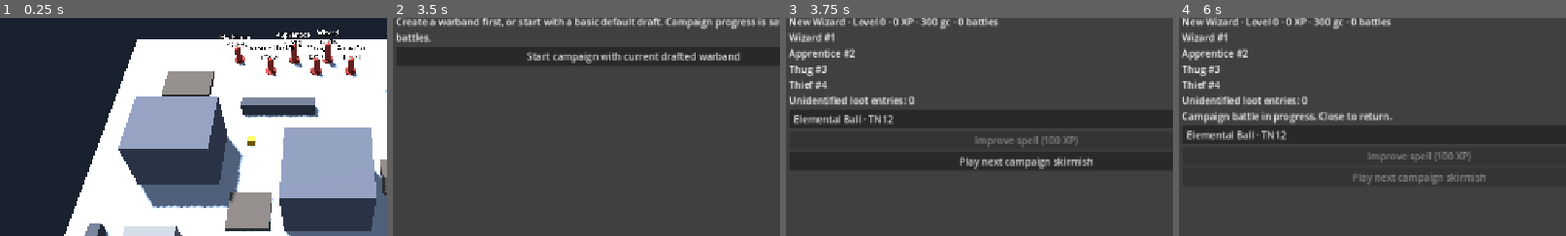
Above: before the commit, frames 1-4 (left to right).
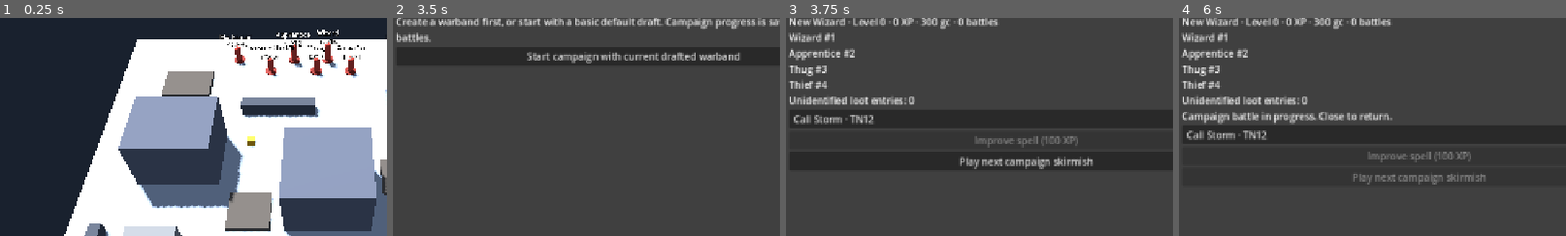
Above: after the commit, the same moments.

Repository: drag0nblad3/Frostgame
Game: Godot game, scene res://scenes/main.tscn
Same seed, same stepped clock (60 frames per second), same inputs: the game is played once before the commit and once after it.
Inputs:
- Up to frame 1 (0.25 s): no input
- Up to frame 2 (3.5 s): click "Campaign" at 0.5 s; click "Campaign" at 1.25 s; click "New game" at 2 s; click "New game" at 2.75 s
- Up to frame 3 (3.75 s): click "Start campaign with current d…" at 3.5 s
- Up to frame 4 (6 s): click "Play next campaign skirmish" at 4.25 s; click "Watch" at 5 s; click "Campaign" at 5.75 s
The pictures show only the part of the screen within x 8-58%, y 9-59%; the shares and areas given below are measured in that part.

Frames 1-2 are identical in both runs. In frame 3, 0.6% of the frame differs, in the area x 2-28%, y 44-49%; in frame 4, 0.6%, in the area x 2-28%, y 51-56%.

Commit message:
Complete 80-spell catalog and implement nine more battle spell effects

Diff:
--- a/data/spells.json
+++ b/data/spells.json
@@ -1,4 +1,71 @@
 {
+  "crumble": {
+    "name": "Crumble",
+    "school": "chronomancer",
+    "number": 10,
+    "kind": "unimplemented"
+  },
+  "decay": {
+    "name": "Decay",
+    "school": "chronomancer",
+    "number": 12,
+    "kind": "unimplemented"
+  },
+  "fast_act": {
+    "name": "Fast Act",
+    "school": "chronomancer",
+    "number": 8,
+    "kind": "unimplemented"
+  },
+  "fleet_feet": {
+    "name": "Fleet Feet",
+    "school": "chronomancer",
+    "number": 10,
+    "kind": "buff"
+  },
+  "petrify": {
+    "name": "Petrify",
+    "school": "chronomancer",
+    "number": 10,
+    "kind": "buff"
+  },
+  "slow": {
+    "name": "Slow",
+    "school": "chronomancer",
+    "number": 10,
+    "kind": "buff"
+  },
+  "time_store": {
+    "name": "Time Store",
+    "school": "chronomancer",
+    "number": 14,
+    "kind": "unimplemented"
+  },
+  "time_walk": {
+    "name": "Time Walk",
+    "school": "chronomancer",
+    "number": 14,
+    "kind": "unimplemented"
+  },
+  "call_storm": {
+    "name": "Call Storm",
+    "school": "elementalist",
+    "number": 12,
+    "kind": "self_area"
+  },
+  "destructive_sphere": {
+    "name": "Destructive Sphere",
+    "school": "elementalist",
+    "number": 12,
+    "kind": "self_area"
+  },
+  "elemental_ball": {
+    "name": "Elemental Ball",
+    "school": "elementalist",
+    "number": 12,
+    "kind": "area_shot",
+    "range": 16
+  },
   "elemental_bolt": {
     "name": "Elemental Bolt",
     "school": "elementalist",
@@ -7,6 +74,132 @@
     "kind": "shot",
     "power": 7
   },
+  "elemental_hammer": {
+    "name": "Elemental Hammer",
+    "school": "elementalist",
+    "number": 10,
+    "kind": "buff"
+  },
+  "elemental_shield": {
+    "name": "Elemental Shield",
+    "school": "elementalist",
+    "number": 10,
+    "kind": "self"
+  },
+  "scatter_shot": {
+    "name": "Scatter Shot",
+    "school": "elementalist",
+    "number": 12,
+    "kind": "self_area"
+  },
+  "wall": {
+    "name": "Wall",
+    "school": "elementalist",
+    "number": 10,
+    "kind": "unimplemented"
+  },
+  "animate_construct": {
+    "name": "Animate Construct",
+    "school": "enchanter",
+    "number": 10,
+    "kind": "unimplemented"
+  },
+  "control_construct": {
+    "name": "Control Construct",
+    "school": "enchanter",
+    "number": 12,
+    "kind": "unimplemented"
+  },
+  "embed_enchantment": {
+    "name": "Embed Enchantment",
+    "school": "enchanter",
+    "number": 14,
+    "kind": "unimplemented"
+  },
+  "enchant_armour": {
+    "name": "Enchant Armour",
+    "school": "enchanter",
+    "number": 8,
+    "kind": "buff"
+  },
+  "enchant_weapon": {
+    "name": "Enchant Weapon",
+    "school": "enchanter",
+    "number": 8,
+    "kind": "buff"
+  },
+  "grenade": {
+    "name": "Grenade",
+    "school": "enchanter",
+    "number": 10,
+    "kind": "unimplemented"
+  },
+  "strength": {
+    "name": "Strength",
+    "school": "enchanter",
+    "number": 10,
+    "kind": "buff"
+  },
+  "telekinesis": {
+    "name": "Telekinesis",
+    "school": "enchanter",
+    "number": 10,
+    "kind": "unimplemented"
+  },
+  "beauty": {
+    "name": "Beauty",
+    "school": "illusionist",
+    "number": 10,
+    "kind": "unimplemented"
+  },
+  "blink": {
+    "name": "Blink",
+    "school": "illusionist",
+    "number": 12,
+    "kind": "unimplemented"
+  },
+  "fools_gold": {
+    "name": "Fool's Gold",
+    "school": "illusionist",
+    "number": 10,
+    "kind": "unimplemented"
+  },
+  "glow": {
+    "name": "Glow",
+    "school": "illusionist",
+    "number": 10,
+    "kind": "buff"
+  },
+  "illusionary_soldier": {
+    "name": "Illusionary Soldier",
+    "school": "illusionist",
+    "number": 12,
+    "kind": "unimplemented"
+  },
+  "invisibility": {
+    "name": "Invisibility",
+    "school": "illusionist",
+    "number": 12,
+    "kind": "unimplemented"
+  },
+  "teleport": {
+    "name": "Teleport",
+    "school": "illusionist",
+    "number": 10,
+    "kind": "unimplemented"
+  },
+  "transpose": {
+    "name": "Transpose",
+    "school": "illusionist",
+    "number": 12,
+    "kind": "unimplemented"
+  },
+  "animate_skull": {
+    "name": "Animate Skull",
+    "school": "necromancer",
+    "number": 8,
+    "kind": "unimplemented"
+  },
   "bone_dart": {
     "name": "Bone Dart",
     "school": "necromancer",
@@ -15,11 +208,215 @@
     "kind": "shot",
     "power": 5
   },
-  "elemental_shield": {
-    "name": "Elemental Shield",
-    "school": "elementalist",
-    "number": 10,
-    "kind": "self"
+  "bones_of_the_earth": {
+    "name": "Bones of the Earth",
+    "school": "necromancer",
+    "number": 10,
+    "kind": "unimplemented"
+  },
+  "control_undead": {
+    "name": "Control Undead",
+    "school": "necromancer",
+    "number": 12,
+    "kind": "unimplemented"
+  },
+  "raise_zombie": {
+    "name": "Raise Zombie",
+    "school": "necromancer",
+    "number": 10,
+    "kind": "unimplemented"
+  },
+  "spell_eater": {
+    "name": "Spell Eater",
+    "school": "necromancer",
+    "number": 12,
+    "kind": "unimplemented"
+  },
+  "steal_health": {
+    "name": "Steal Health",
+    "school": "necromancer",
+    "number": 10,
+    "kind": "resist"
+  },
+  "strike_dead": {
+    "name": "Strike Dead",
+    "school": "necromancer",
+    "number": 18,
+    "kind": "unimplemented"
+  },
+  "absorb_knowledge": {
+    "name": "Absorb Knowledge",
+    "school": "sigilist",
+    "number": 12,
+    "kind": "unimplemented"
+  },
+  "bridge": {
+    "name": "Bridge",
+    "school": "sigilist",
+    "number": 10,
+    "kind": "unimplemented"
+  },
+  "draining_word": {
+    "name": "Draining Word",
+    "school": "sigilist",
+    "number": 14,
+    "kind": "unimplemented"
+  },
+  "explosive_rune": {
+    "name": "Explosive Rune",
+    "school": "sigilist",
+    "number": 10,
+    "kind": "unimplemented"
+  },
+  "furious_quill": {
+    "name": "Furious Quill",
+    "school": "sigilist",
+    "number": 10,
+    "kind": "buff"
+  },
+  "power_word": {
+    "name": "Power Word",
+    "school": "sigilist",
+    "number": 14,
+    "kind": "unimplemented"
+  },
+  "push": {
+    "name": "Push",
+    "school": "sigilist",
+    "number": 8,
+    "kind": "unimplemented"
+  },
+  "write_scroll": {
+    "name": "Write Scroll",
+    "school": "sigilist",
+    "number": 12,
+    "kind": "unimplemented"
+  },
+  "awareness": {
+    "name": "Awareness",
+    "school": "soothsayer",
+    "number": 12,
+    "kind": "unimplemented"
+  },
+  "combat_awareness": {
+    "name": "Combat Awareness",
+    "school": "soothsayer",
+    "number": 12,
+    "kind": "touch"
+  },
+  "mind_control": {
+    "name": "Mind Control",
+    "school": "soothsayer",
+    "number": 12,
+    "kind": "unimplemented"
+  },
+  "mind_lock": {
+    "name": "Mind Lock",
+    "school": "soothsayer",
+    "number": 12,
+    "kind": "buff"
+  },
+  "reveal_secret": {
+    "name": "Reveal Secret",
+    "school": "soothsayer",
+    "number": 12,
+    "kind": "unimplemented"
+  },
+  "suggestion": {
+    "name": "Suggestion",
+    "school": "soothsayer",
+    "number": 12,
+    "kind": "unimplemented"
+  },
+  "true_sight": {
+    "name": "True Sight",
+    "school": "soothsayer",
+    "number": 10,
+    "kind": "unimplemented"
+  },
+  "wizard_eye": {
+    "name": "Wizard Eye",
+    "school": "soothsayer",
+    "number": 8,
+    "kind": "unimplemented"
+  },
+  "control_demon": {
+    "name": "Control Demon",
+    "school": "summoner",
+    "number": 10,
+    "kind": "unimplemented"
+  },
+  "imp": {
+    "name": "Imp",
+    "school": "summoner",
+    "number": 10,
+    "kind": "unimplemented"
+  },
+  "leap": {
+    "name": "Leap",
+    "school": "summoner",
+    "number": 8,
+    "kind": "unimplemented"
+  },
+  "plague_of_insects": {
+    "name": "Plague of Insects",
+    "school": "summoner",
+    "number": 10,
+    "kind": "unimplemented"
+  },
+  "planar_tear": {
+    "name": "Planar Tear",
+    "school": "summoner",
+    "number": 12,
+    "kind": "unimplemented"
+  },
+  "plane_walk": {
+    "name": "Plane Walk",
+    "school": "summoner",
+    "number": 10,
+    "kind": "unimplemented"
+  },
+  "possess": {
+    "name": "Possess",
+    "school": "summoner",
+    "number": 12,
+    "kind": "unimplemented"
+  },
+  "summon_demon": {
+    "name": "Summon Demon",
+    "school": "summoner",
+    "number": 12,
+    "kind": "unimplemented"
+  },
+  "banish": {
+    "name": "Banish",
+    "school": "thaumaturge",
+    "number": 10,
+    "kind": "self_area"
+  },
+  "blinding_light": {
+    "name": "Blinding Light",
+    "school": "thaumaturge",
+    "number": 8,
+    "kind": "buff"
+  },
+  "circle_of_protection": {
+    "name": "Circle of Protection",
+    "school": "thaumaturge",
+    "number": 12,
+    "kind": "unimplemented"
+  },
+  "destroy_undead": {
+    "name": "Destroy Undead",
+    "school": "thaumaturge",
+    "number": 10,
+    "kind": "special"
+  },
+  "dispel": {
+    "name": "Dispel",
+    "school": "thaumaturge",
+    "number": 12,
+    "kind": "unimplemented"
   },
   "heal": {
     "name": "Heal",
@@ -28,143 +425,34 @@
     "range": 6,
     "kind": "heal"
   },
+  "miraculous_cure": {
+    "name": "Miraculous Cure",
+    "school": "thaumaturge",
+    "number": 16,
+    "kind": "unimplemented"
+  },
   "shield": {
     "name": "Shield",
     "school": "thaumaturge",
     "number": 10,
     "kind": "buff"
   },
-  "fleet_feet": {
-    "name": "Fleet Feet",
-    "school": "chronomancer",
-    "number": 10,
-    "kind": "buff"
-  },
-  "strength": {
-    "name": "Strength",
-    "school": "enchanter",
-    "number": 10,
-    "kind": "buff"
-  },
-  "glow": {
-    "name": "Glow",
-    "school": "illusionist",
-    "number": 10,
-    "kind": "buff"
-  },
-  "mind_lock": {
-    "name": "Mind Lock",
-    "school": "soothsayer",
-    "number": 12,
-    "kind": "buff"
-  },
-  "combat_awareness": {
-    "name": "Combat Awareness",
-    "school": "soothsayer",
-    "number": 12,
-    "kind": "touch"
-  },
-  "steal_health": {
-    "name": "Steal Health",
-    "school": "necromancer",
-    "number": 10,
-    "kind": "resist"
-  },
-  "elemental_ball": {
-    "name": "Elemental Ball",
-    "school": "elementalist",
-    "number": 12,
-    "kind": "area_shot",
-    "range": 16
-  },
-  "raise_zombie": {
-    "name": "Raise Zombie",
-    "school": "necromancer",
-    "number": 10,
-    "kind": "unimplemented"
-  },
-  "slow": {
-    "name": "Slow",
-    "school": "chronomancer",
-    "number": 10,
-    "kind": "buff"
-  },
-  "fast_act": {
-    "name": "Fast Act",
-    "school": "chronomancer",
-    "number": 8,
-    "kind": "unimplemented"
-  },
-  "enchant_armour": {
-    "name": "Enchant Armour",
-    "school": "enchanter",
-    "number": 8,
-    "kind": "buff"
-  },
-  "enchant_weapon": {
-    "name": "Enchant Weapon",
-    "school": "enchanter",
-    "number": 8,
-    "kind": "unimplemented"
-  },
-  "invisibility": {
-    "name": "Invisibility",
-    "school": "illusionist",
-    "number": 12,
-    "kind": "unimplemented"
-  },
-  "fools_gold": {
-    "name": "Fool's Gold",
-    "school": "illusionist",
-    "number": 10,
-    "kind": "unimplemented"
-  },
-  "push": {
-    "name": "Push",
-    "school": "sigilist",
-    "number": 8,
-    "kind": "unimplemented"
-  },
-  "explosive_rune": {
-    "name": "Explosive Rune",
-    "school": "sigilist",
-    "number": 10,
-    "kind": "unimplemented"
-  },
-  "furious_quill": {
-    "name": "Furious Quill",
-    "school": "sigilist",
-    "number": 10,
-    "kind": "buff"
-  },
-  "mind_control": {
-    "name": "Mind Control",
-    "school": "soothsayer",
-    "number": 12,
-    "kind": "unimplemented"
-  },
-  "imp": {
-    "name": "Imp",
-    "school": "summoner",
-    "number": 10,
-    "kind": "unimplemented"
-  },
-  "leap": {
-    "name": "Leap",
-    "school": "summoner",
-    "number": 8,
-    "kind": "unimplemented"
-  },
-  "plane_walk": {
-    "name": "Plane Walk",
-    "school": "summoner",
-    "number": 10,
-    "kind": "unimplemented"
-  },
-  "banish": {
-    "name": "Banish",
-    "school": "thaumaturge",
-    "number": 10,
+  "animal_companion": {
+    "name": "Animal Companion",
+    "school": "witch",
+    "number": 10,
+    "kind": "unimplemented"
+  },
+  "brew_potion": {
+    "name": "Brew Potion",
+    "school": "witch",
+    "number": 12,
+    "kind": "unimplemented"
+  },
+  "control_animal": {
+    "name": "Control Animal",
+    "school": "witch",
+    "number": 12,
     "kind": "unimplemented"
   },
   "curse": {
@@ -173,6 +461,12 @@
     "number": 8,
     "kind": "buff"
   },
+  "familiar": {
+    "name": "Familiar",
+    "school": "witch",
+    "number": 10,
+    "kind": "unimplemented"
+  },
   "fog": {
     "name": "Fog",
     "school": "witch",
@@ -185,10 +479,11 @@
     "number": 10,
     "kind": "unimplemented"
   },
-  "destroy_undead": {
-    "name": "Destroy Undead",
-    "school": "thaumaturge",
-    "number": 10,
-    "kind": "special"
+  "poison_dart": {
+    "name": "Poison Dart",
+    "school": "witch",
+    "number": 10,
+    "kind": "shot",
+    "power": 3
   }
 }
--- a/src/core/figures/figure.gd
+++ b/src/core/figures/figure.gd
@@ -19,6 +19,7 @@
 var spell_effects := {}
 var elemental_shield := 0
 var poisoned := false
+var petrified_skip := false
 ## Turn bookkeeping, reset by the controller each turn.
 var activated := false
 var actions_left := 0
@@ -54,7 +55,12 @@
 
 
 func effective_fight() -> int:
-	return def.fight - (1 if treasure_id >= 0 and def.treasure_encumbered() else 0) + (2 if spell_effects.has("strength") else 0) + (1 if spell_effects.has("combat_awareness") else 0) - (2 if spell_effects.has("furious_quill") else 0)
+	if spell_effects.has("blinding_light"):
+		return 0
+	var value := def.fight - (1 if treasure_id >= 0 and def.treasure_encumbered() else 0) + (2 if spell_effects.has("strength") else 0) + (1 if spell_effects.has("combat_awareness") else 0) - (2 if spell_effects.has("furious_quill") else 0)
+	if spell_effects.has("petrify"):
+		value = maxi(0, value - 3)
+	return value
 
 
 func effective_armour() -> int:
@@ -63,6 +69,8 @@
 
 
 func effective_move() -> int:
+	if spell_effects.has("blinding_light"):
+		return 1
 	return maxi(1, def.move + (2 if spell_effects.has("fleet_feet") else 0) - (1 if spell_effects.has("furious_quill") else 0))
 
 
@@ -71,6 +79,8 @@
 
 
 func action_limit() -> int:
+	if petrified_skip:
+		return 0
 	return 1 if poisoned or spell_effects.has("slow") else 2
 
 
--- a/src/core/rules/combat/melee.gd
+++ b/src/core/rules/combat/melee.gd
@@ -22,7 +22,7 @@
 
 static func fight_mod(figures: Array[Figure], f: Figure, enemy: Figure) -> int:
 	var net := clampi(support(figures, f, enemy) - support(figures, enemy, f), 0, 6)
-	return mini(f.effective_fight() + f.melee.fight_mod + net, 10)
+	return mini(f.effective_fight() + f.melee.fight_mod + net + (1 if f.spell_effects.has("enchant_weapon") and f.ranged == null else 0), 10)
 
 
 ## Rolls the fight. Returns {a_roll, b_roll, a_total, b_total, a_dmg, b_dmg}:
@@ -51,4 +51,6 @@
 		dmg *= 2
 	if critical_hits and natural == 20:
 		dmg += 5
+	if dmg > 0 and winner.ranged == null and winner.spell_effects.has("elemental_hammer"):
+		dmg += 5
 	return dmg
--- a/src/core/rules/combat/shooting.gd
+++ b/src/core/rules/combat/shooting.gd
@@ -15,6 +15,8 @@
 
 ## Why `shooter` can't shoot `target`, or "" if the shot is allowed.
 static func blocked_reason(board: Board, figures: Array[Figure], shooter: Figure, target: Figure) -> String:
+	if shooter.spell_effects.has("blinding_light"):
+		return "blinded"
 	if shooter.ranged == null:
 		return "no missile weapon"
 	if shooter.ranged.needs_reload and not shooter.loaded:
@@ -52,16 +54,18 @@
 
 
 ## Rolls the shot. Returns {s_roll, t_roll, s_total, t_total, mod, dmg}.
-static func resolve(dice: Dice, board: Board, shooter: Figure, target: Figure, critical_hits: bool = false) -> Dictionary:
+static func resolve(dice: Dice, board: Board, shooter: Figure, target: Figure, critical_hits: bool = false, storm_penalty: int = 0) -> Dictionary:
 	var los := LineOfSight.check(board, shooter.pos, target.pos)
 	var mod := target_mod(los) + (1 if shooter.moves_taken > 0 else 0)
 	if target.def.traits.has("large"):
 		mod -= 2
 	var sr := dice.d20()
 	var tr := dice.d20()
-	var st := sr + mini(shooter.effective_shoot() + (3 if target.spell_effects.has("glow") else 0), 10) + shooter.roll_penalty()
+	var st := sr + mini(shooter.effective_shoot() - storm_penalty + (1 if shooter.spell_effects.has("enchant_weapon") else 0) + (3 if target.spell_effects.has("glow") else 0), 10) + shooter.roll_penalty()
 	var tt := tr + mini(target.effective_fight() + mod, 10) + target.roll_penalty()
 	var dmg := 0
 	if (not critical_hits and st > tt) or (critical_hits and tr != 20 and (sr == 20 or st > tt)):
 		dmg = Damage.amount(st, shooter.ranged.damage_mod, target.effective_armour(), sr, critical_hits)
+		if dmg > 0 and shooter.spell_effects.has("elemental_hammer"):
+			dmg += 5
 	return {"s_roll": sr, "t_roll": tr, "s_total": st, "t_total": tt, "mod": mod, "dmg": dmg}
--- a/src/core/rules/turn/group_activation.gd
+++ b/src/core/rules/turn/group_activation.gd
@@ -53,7 +53,7 @@
 
 
 func start_member(s: GameState, f: Figure) -> void:
-	f.actions_left = 0 if stage == SECOND and f.action_limit() == 1 and f.moves_taken > 0 else 1
+	f.actions_left = 0 if f.action_limit() == 0 or (stage == SECOND and f.action_limit() == 1 and f.moves_taken > 0) else 1
 	if movement_pass():
 		s.early.record_activation(s, f)
 		f.moves_taken = 0
--- a/src/core/state/game_controller.gd
+++ b/src/core/state/game_controller.gd
@@ -98,6 +98,7 @@
 		path.resize(int(intercept["index"]) + 1)
 	f.pos = path[path.size() - 1]
 	f.elevation = state.board.height_at(f.pos)
+	f.spell_effects.erase("petrify")
 	f.actions_left -= 1
 	f.moves_taken += 1
 	emit("move", {"id": f.id, "path": path, "cost": cost})
@@ -114,7 +115,7 @@
 
 func can_fight(target_id: int) -> bool:
 	var t := state.figure(target_id)
-	return can_act() and t != null and Contact.enemies_of(state.figures, state.active()).has(t)
+	return can_act() and not state.active().spell_effects.has("blinding_light") and t != null and Contact.enemies_of(state.figures, state.active()).has(t)
 
 
 func fight(target_id: int) -> bool:
@@ -129,6 +130,10 @@
 	emit("fight", res)
 	_hurt(t, res["b_dmg"], f)
 	_hurt(f, res["a_dmg"], t)
+	if int(res["b_dmg"]) > 0:
+		f.spell_effects.erase("elemental_hammer")
+	if int(res["a_dmg"]) > 0:
+		t.spell_effects.erase("elemental_hammer")
 	if f.in_play() and t.in_play() and int(res["winner"]) >= 0:
 		var winner := state.figure(res["winner"])
 		if winner.side >= 0:
@@ -149,7 +154,7 @@
 	var t := state.figure(target_id)
 	var declared := t.id
 	t = ShotTarget.randomize(dice, state.figures, t)
-	var res := Shooting.resolve(dice, state.board, f, t, state.critical_hits)
+	var res := Shooting.resolve(dice, state.board, f, t, state.critical_hits, state.storm_penalty)
 	res["declared"] = declared
 	_spend(f)
 	if f.ranged.needs_reload:
@@ -158,6 +163,8 @@
 	res["target"] = t.id
 	emit("shoot", res)
 	_hurt(t, res["dmg"], f)
+	if f.ranged != null:
+		f.spell_effects.erase("elemental_hammer")
 	return true
 
 
@@ -223,11 +230,8 @@
 		if dmg == 0:
 			return
 	var out := Damage.apply(f, dmg)
-	if combat and not out and by != f and by.def.traits.has("poison") and not f.immune_to_poison() and not f.poisoned:
-		f.poisoned = true
-		if state.active() == f:
-			f.actions_left = mini(f.actions_left, 0 if f.acted or f.moves_taken > 0 else 1)
-		emit("poison", {"id": f.id})
+	if combat and not out and by != f and by.def.traits.has("poison"):
+		poison(f)
 	emit("damage", {"id": f.id, "by": by.id, "amount": dmg, "health": f.health})
 	if out:
 		_loot.drop_on_death(f)
@@ -338,3 +342,12 @@
 	ignored.assign(p["ignored"])
 	ignored.append(choice["guard"].id)
 	return _commit_move(mover, path, float(p["cost"]), ignored)
+
+
+func poison(f: Figure) -> void:
+	if not f.in_play() or f.immune_to_poison() or f.poisoned:
+		return
+	f.poisoned = true
+	if state.active() == f:
+		f.actions_left = mini(f.actions_left, 0 if f.acted or f.moves_taken > 0 else 1)
+	emit("poison", {"id": f.id})
--- a/src/core/state/game_state.gd
+++ b/src/core/state/game_state.gd
@@ -22,6 +22,7 @@
 var spellbooks := {}
 var spell_catalog := {}
 var pending_cast := {}
+var storm_penalty := 0
 ## Sides in initiative order this turn, and whose go it is within the phase.
 var order: Array[int] = []
 var order_index := 0
--- a/src/core/state/spell_actions.gd
+++ b/src/core/state/spell_actions.gd
@@ -25,6 +25,10 @@
 		return false
 	if kind == "self":
 		return t == f and f.elemental_shield == 0
+	if kind == "self_area":
+		return t == f
+	if f.spell_effects.has("blinding_light") and kind != "touch":
+		return false
 	if kind == "touch" and t != f and not Contact.figures_touch(f, t):
 		return false
 	if not LineOfSight.check(s.board, f.pos, t.pos).clear and t != f:
@@ -87,9 +91,32 @@
 			_heal(t, 5)
 		"elemental_shield":
 			t.elemental_shield = 3
-		"elemental_bolt", "bone_dart":
+		"elemental_bolt", "bone_dart", "poison_dart":
 			t = ShotTarget.randomize(c.dice, s.figures, t)
+			var old_health := t.health
 			_shot(f, t, int(s.spell_catalog[id]["power"]))
+			if id == "poison_dart" and t.health < old_health:
+				c.poison(t)
+		"call_storm":
+			s.storm_penalty = mini(5, s.storm_penalty + 1)
+		"blinding_light", "petrify":
+			var bonus := 8 if id == "petrify" and t.def.traits.has("large") else 0
+			if not StatRoll.succeeds(c.dice.d20(), t.effective_will() + t.roll_penalty() + bonus, result["roll"]):
+				t.spell_effects[id] = int(result["roll"])
+				if id == "petrify":
+					t.petrified_skip = true
+		"banish":
+			for other in s.figures:
+				if other.in_play() and other.def.traits.has("demon") and LineOfSight.check(s.board, f.pos, other.pos).clear:
+					_banish(f, other, int(result["roll"]), 4)
+		"scatter_shot":
+			for other in s.figures:
+				if other.in_play() and other.side != f.side and Shooting.distance(f, other) <= 12 and LineOfSight.check(s.board, f.pos, other.pos).clear:
+					_shot(f, ShotTarget.randomize(c.dice, s.figures, other), 0)
+		"destructive_sphere":
+			for other in s.figures:
+				if other != f and other.in_play() and Shooting.distance(f, other) <= 3:
+					_direct_attack(f, other, 5)
 		"slow", "curse", "furious_quill":
 			t.spell_effects[id] = int(result["roll"])
 			if id == "slow" and t == s.active():
@@ -158,9 +185,25 @@
 
 
 func on_end_activation(f: Figure) -> void:
+	f.petrified_skip = false
 	_resist_effect(f, "slow")
 
 
 func on_end_turn() -> void:
 	for f in c.state.figures:
 		_resist_effect(f, "curse")
+		_resist_effect(f, "blinding_light")
+
+
+func _banish(f: Figure, t: Figure, roll: int, threshold: int) -> void:
+	var raw := c.dice.d20()
+	var will := t.effective_will() + t.roll_penalty()
+	if not StatRoll.succeeds(raw, will, roll):
+		c._hurt(t, t.health if t.effective_will() <= threshold else maxi(0, roll - raw - will) * 3, f, false)
+
+
+func _direct_attack(f: Figure, t: Figure, power: int) -> void:
+	var a := c.dice.d20() + power
+	var d := c.dice.d20() + t.effective_fight() + t.roll_penalty()
+	if a > d:
+		c._hurt(t, maxi(0, a - t.effective_armour()), f, false)
--- a/src/view/hud/battle_hud.gd
+++ b/src/view/hud/battle_hud.gd
@@ -11,7 +11,7 @@
 signal action_pressed(action: String)
 
 const LOG_LINES := 4
-const ACTIONS := {"move": "Move", "fight": "Fight", "shoot": …(1003 unchanged characters)… "spell_destroy_undead": "Destroy Undead"}
+const ACTIONS := {"move": "Move", "fight": "Fight", "shoot": …(1003 unchanged characters)… "spell_destroy_undead": "Destroy Undead", "spell_banish": "Banish", "spell_call_storm": "Call Storm", "spell_scatter_shot": "Scatter Shot", "spell_destructive_sphere": "Destructive Sphere", "spell_blinding_light": "Blinding Light", "spell_petrify": "Petrify", "spell_poison_dart": "Poison Dart", "spell_enchant_weapon": "Enchant Weapon", "spell_elemental_hammer": "Elemental Hammer"}
 
 var _status: Label
 var _hint: Label
--- /dev/null
+++ b/tests/unit/test_spell_catalog.gd
@@ -0,0 +1,32 @@
+extends TestCase
+
+
+func test_catalog_complete() -> void:
+	var d := WarbandDraft.new(db())
+	check_eq(d.catalog.size(), 80)
+	for school: String in d.schools:
+		d.school = school
+		check_eq(d.candidates(0).size(), 8)
+		d.choose_defaults()
+		check(d.errors().is_empty())
+
+
+func test_storm_and_petrification() -> void:
+	var c := make_game(make_board(), [fig("wizard", 0, Vector2(10, 10)), fig("thug", 1, Vector2(12, 10))], LoadedDice.new([18, 18, 1]))
+	c.state.spell_catalog = JsonFile.read("res://data/spells.json")
+	c.state.spellbooks[0] = {"call_storm": 12, "petrify": 10}
+	c.state.active_id = 1
+	var caster := c.state.active()
+	caster.actions_left = 2
+	check(c.start_cast("call_storm", 1))
+	check(c.finish_cast(0))
+	check_eq(c.state.storm_penalty, 1)
+	caster.acted = false
+	check(c.start_cast("petrify", 2))
+	check(c.finish_cast(0))
+	var target := c.state.figure(2)
+	check_eq(target.action_limit(), 0)
+	check_eq(target.effective_fight(), 0)
+	c._magic.on_end_activation(target)
+	check_eq(target.action_limit(), 2)
+	check_eq(target.effective_fight(), 0)
Not shown, changed: docs/rules-coverage.md
